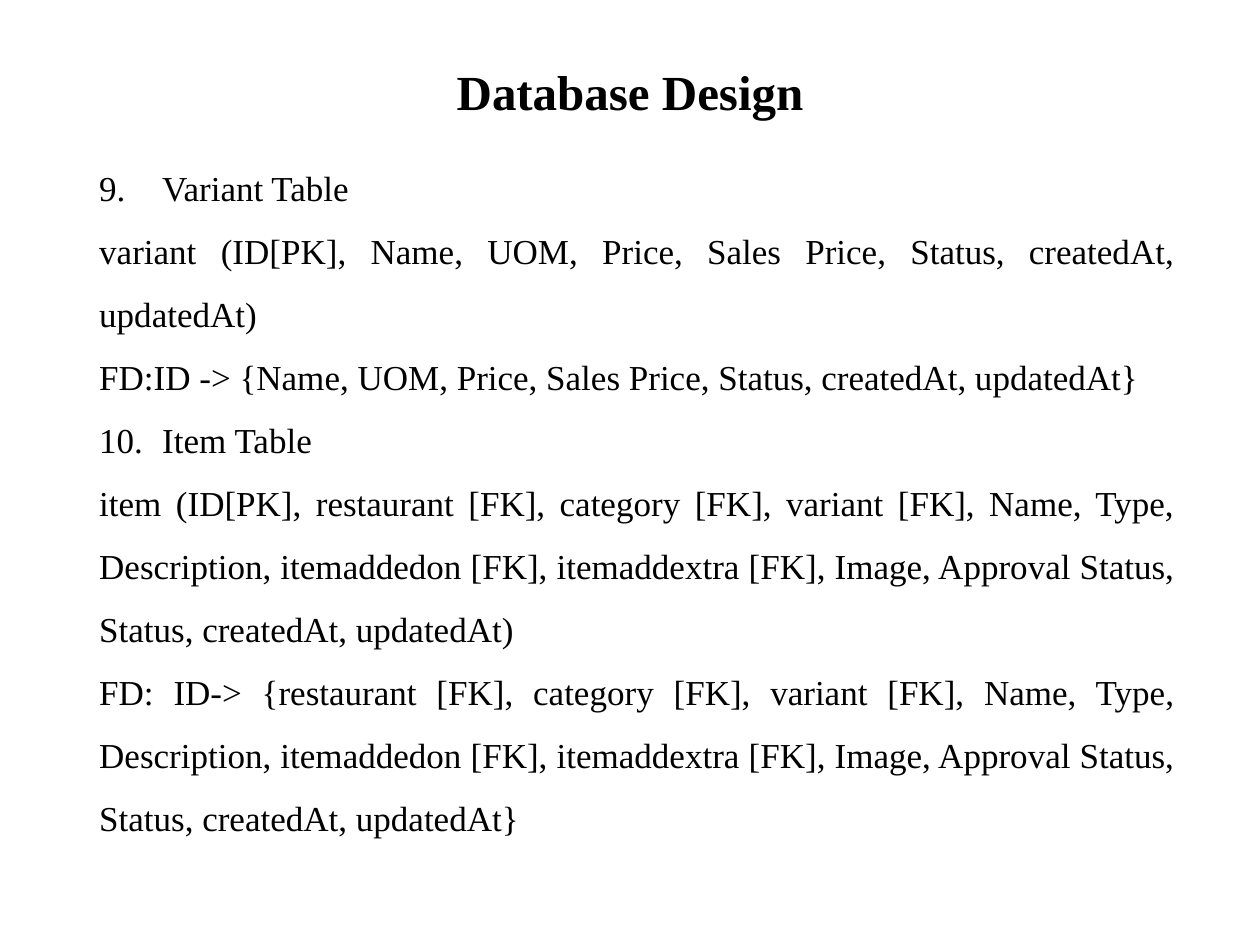
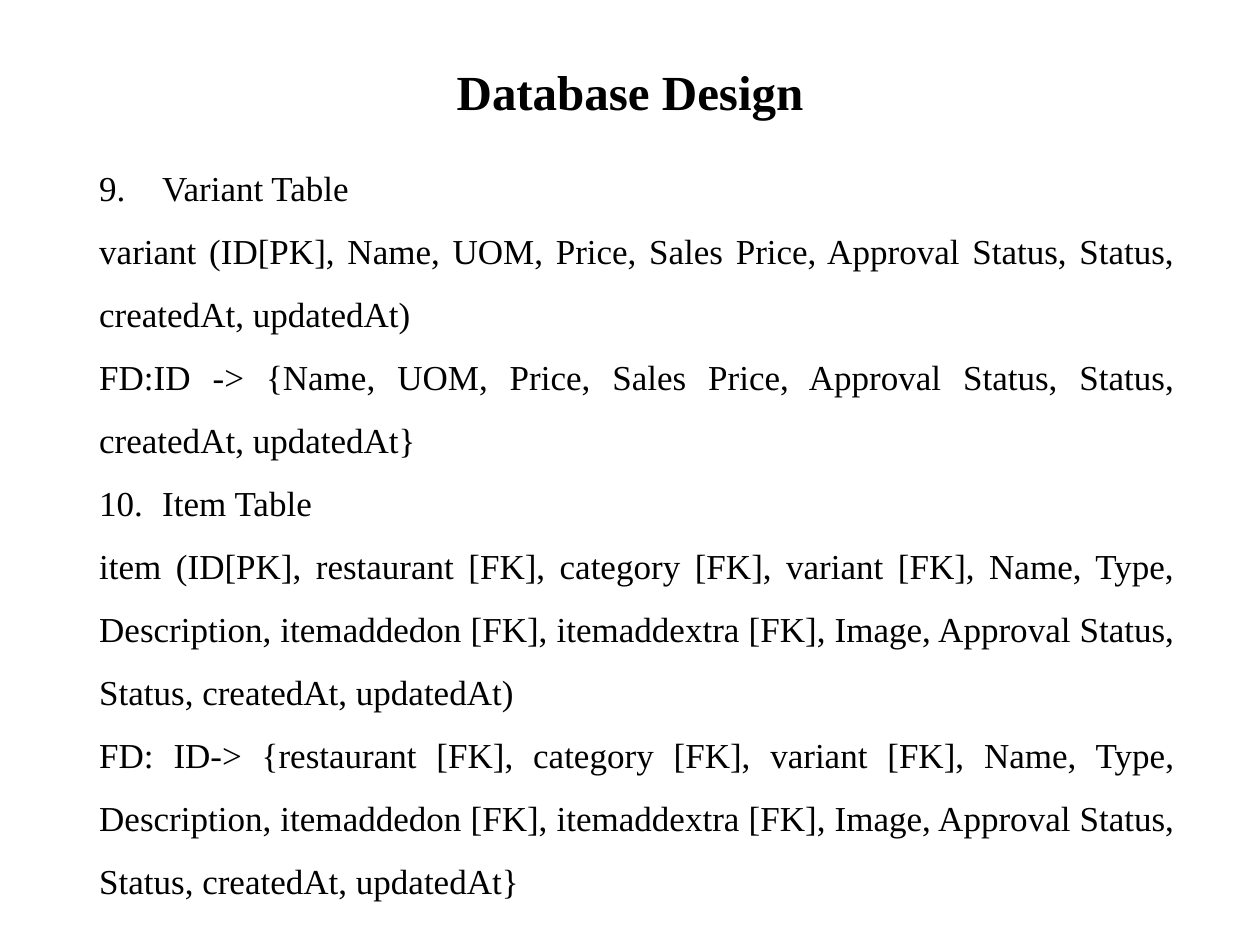
Before and after one commit to PatelMeet4744/Billy, a slide deck: slide 18 of Document/PPT/Billy.pptx. Drawn at 1260x945 pixels with LibreOffice and Linux fonts; fonts in the diff are those of the drawing. Boxes give left, top, right and bottom in pixels: in the first picture for what was removed or moved away, otherwise in the second. Text is boxed around its words. In the diff, an @@ line names an element or a change of style, - is before the commit and + after.

```diff
--- a/Document/PPT/Billy.pptx
+++ b/Document/PPT/Billy.pptx
@@ text at <box>99,239,1173,461</box>: text changed @@
-variant (ID[PK], Name, UOM, Price, Sales Price, Status, createdAt, updatedAt)
-FD:ID -> {Name, UOM, Price, Sales Price, Status, createdAt, updatedAt}
+variant (ID[PK], Name, UOM, Price, Sales Price, Approval Status, Status, createdAt, updatedAt)
+FD:ID -> {Name, UOM, Price, Sales Price, Approval Status, Status, createdAt, updatedAt}
```
Also in this commit, not shown: 6 other slides changed, 1 slide added.
